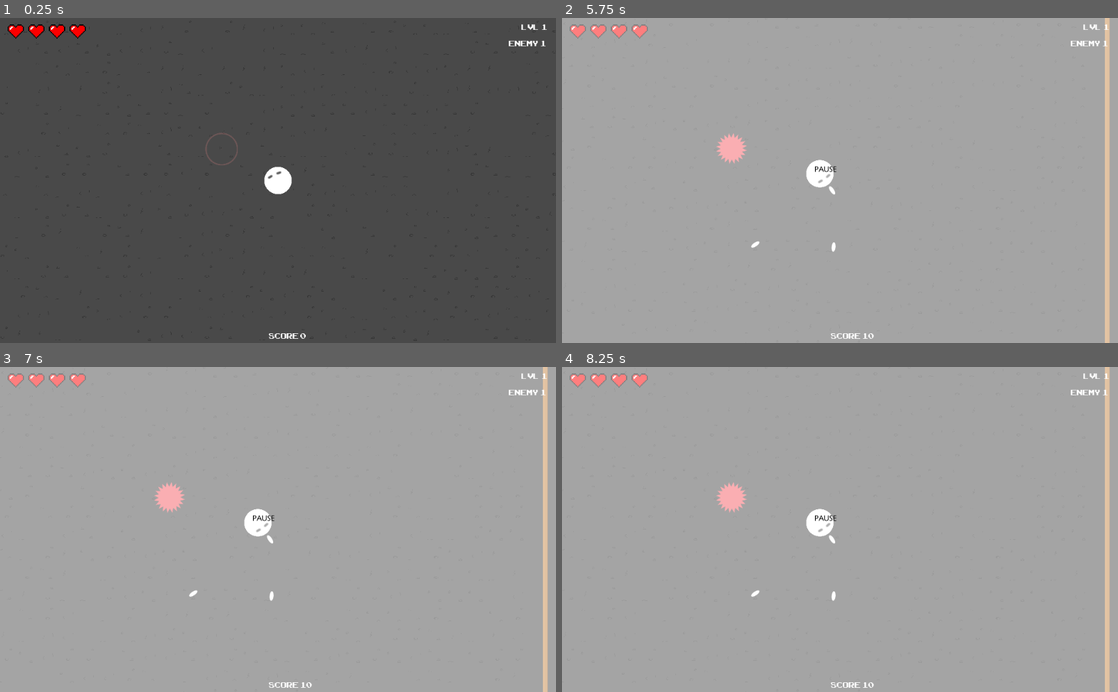
Above: before the commit, frames 1-4 (two rows, left to right).
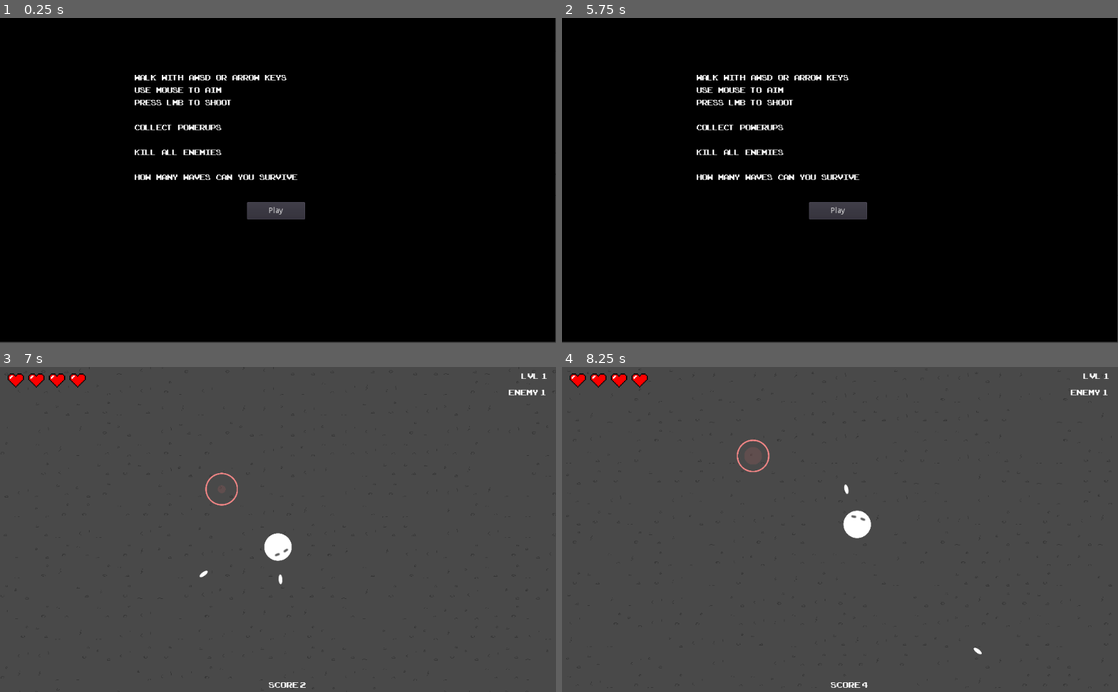
Above: after the commit, the same moments.

Repository: kmltml/gmtk2021
Game: Godot game, scene res://main.tscn
The game is run twice, just before and just after one commit, with the same random seed, the same clock (stepped at 60 frames per second) and the same inputs. Sound files missing from this copy of the repository are replaced by a short silence.
Inputs (mouse positions are in pixels of both pictures, inside the frame that each line leads up to):
- Up to frame 1 (0.25 s): no input
- Up to frame 2 (5.75 s): click (840, 209) at 0.5 s, where only the run after the commit has a clickable "Play"; move the mouse to (962, 164) at 1.27 s; press the mouse at (962, 164) at 1.28 s; hold D (move_right) 1.28-2.03 s; move the mouse to (728, 196) at 2.02 s; release the mouse at (728, 196) at 2.03 s; hold S (move_down) 2.03-2.78 s; click (728, 196) at 2.1 s; move the mouse to (895, 109) at 2.77 s; press the mouse at (895, 109) at 2.78 s; hold D (move_right) 2.78-3.53 s; move the mouse to (812, 245) at 3.52 s; release the mouse at (812, 245) at 3.53 s; hold W (move_up) 3.53-4.28 s; click (812, 245) at 3.6 s; move the mouse to (1006, 229) at 4.27 s; press the mouse at (1006, 229) at 4.28 s; hold A (move_left) from 4.28 s (still down); tap Escape (ui_cancel) at 4.9 s; move the mouse to (673, 131) at 5.02 s; release the mouse at (673, 131) at 5.03 s; click (673, 131) at 5.1 s; tap R (ui_reset) at 5.65 s
- Up to frame 3 (7 s): release A (move_left) at 5.75 s; click (278, 558) at 5.75 s, where only the run after the commit has a clickable "Play"; move the mouse to (305, 529) at 6.52 s; press the mouse at (305, 529) at 6.53 s; hold S (move_down) from 6.53 s (still down)
- Up to frame 4 (8.25 s): move the mouse to (756, 448) at 7.27 s; release S (move_down) at 7.28 s; release the mouse at (756, 448) at 7.28 s; hold D (move_right) 7.28-8.03 s; click (756, 448) at 7.35 s; move the mouse to (962, 513) at 8.02 s; press the mouse at (962, 513) at 8.03 s; hold W (move_up) from 8.03 s (still down)

The runs differ from the first frame. In frame 1, 99% of the frame differs, in the area x 0-100%, y 0-100%; in frame 2, 100%; in frame 3, 100%; in frame 4, 100%.

Commit message:
HelloState

Diff:
--- a/hud/Hud.tscn
+++ b/hud/Hud.tscn
@@ -1,9 +1,14 @@
-[gd_scene load_steps=5 format=2]
+[gd_scene load_steps=7 format=2]
 
 [ext_resource path="res://hud/hud.gd" type="Script" id=1]
 [ext_resource path="res://hud/heart.png" type="Texture" id=2]
 [ext_resource path="res://fonts/dynamicfont.tres" type="DynamicFont" id=3]
 [ext_resource path="res://fonts/small_dynamicfont.tres" type="DynamicFont" id=4]
+[ext_resource path="res://fonts/ARCADECLASSIC.TTF" type="DynamicFontData" id=5]
+
+[sub_resource type="DynamicFont" id=1]
+size = 19
+font_data = ExtResource( 5 )
 
 [node name="CanvasLayer" type="CanvasLayer"]
 
@@ -15,7 +20,14 @@
 "_edit_use_anchors_": false
 }
 
-[node name="TextureRect" type="TextureRect" parent="Control"]
+[node name="Hud" type="Control" parent="Control"]
+margin_right = 40.0
+margin_bottom = 40.0
+__meta__ = {
+"_edit_use_anchors_": false
+}
+
+[node name="Health" type="TextureRect" parent="Control/Hud"]
 margin_left = 10.0
 margin_top = 10.0
 margin_right = 86.0
@@ -27,10 +39,45 @@
 "_edit_use_anchors_": false
 }
 
+[node name="Lvl" type="Label" parent="Control/Hud"]
+margin_left = 960.558
+margin_top = 5.89441
+margin_right = 1004.56
+margin_bottom = 26.8944
+custom_fonts/font = ExtResource( 4 )
+text = "lvl:1"
+__meta__ = {
+"_edit_use_anchors_": false
+}
+
+[node name="Enemy" type="Label" parent="Control/Hud"]
+margin_left = 937.25
+margin_top = 35.5594
+margin_right = 1006.25
+margin_bottom = 56.5594
+custom_fonts/font = ExtResource( 4 )
+text = "enemy: 1"
+__meta__ = {
+"_edit_use_anchors_": false
+}
+
+[node name="Score" type="Label" parent="Control/Hud"]
+margin_left = 494.769
+margin_top = 576.348
+margin_right = 552.769
+margin_bottom = 597.348
+custom_fonts/font = ExtResource( 4 )
+text = "score: "
+__meta__ = {
+"_edit_use_anchors_": false
+}
+
 [node name="Pause" type="ColorRect" parent="Control"]
 visible = false
-margin_right = 1026.0
-margin_bottom = 601.0
+margin_left = -6.0
+margin_top = -5.0
+margin_right = 1031.0
+margin_bottom = 611.0
 color = Color( 1, 1, 1, 0.498039 )
 __meta__ = {
 "_edit_use_anchors_": false
@@ -47,43 +94,12 @@
 "_edit_use_anchors_": false
 }
 
-[node name="Lvl" type="Label" parent="Control"]
-margin_left = 960.558
-margin_top = 5.89441
-margin_right = 1004.56
-margin_bottom = 26.8944
-custom_fonts/font = ExtResource( 4 )
-text = "lvl:1"
-__meta__ = {
-"_edit_use_anchors_": false
-}
-
-[node name="Enemy" type="Label" parent="Control"]
-margin_left = 937.25
-margin_top = 35.5594
-margin_right = 1006.25
-margin_bottom = 56.5594
-custom_fonts/font = ExtResource( 4 )
-text = "enemy: 1"
-__meta__ = {
-"_edit_use_anchors_": false
-}
-
-[node name="Score" type="Label" parent="Control"]
-margin_left = 494.769
-margin_top = 576.348
-margin_right = 537.769
-margin_bottom = 590.348
-custom_fonts/font = ExtResource( 4 )
-text = "score: "
-__meta__ = {
-"_edit_use_anchors_": false
-}
-
 [node name="End" type="ColorRect" parent="Control"]
 visible = false
-margin_right = 1026.0
-margin_bottom = 599.0
+margin_left = -10.5946
+margin_top = -8.47571
+margin_right = 1031.41
+margin_bottom = 605.524
 color = Color( 0.278431, 0.278431, 0.278431, 1 )
 __meta__ = {
 "_edit_use_anchors_": false
@@ -121,4 +137,40 @@
 "_edit_use_anchors_": false
 }
 
+[node name="Hello" type="ColorRect" parent="Control"]
+visible = false
+margin_right = 1023.0
+margin_bottom = 598.0
+color = Color( 0, 0, 0, 1 )
+
+[node name="Label" type="Label" parent="Control/Hello"]
+margin_left = 248.0
+margin_top = 100.0
+margin_right = 678.0
+margin_bottom = 368.0
+custom_fonts/font = SubResource( 1 )
+text = "WALK     WITH     AWSD     OR     ARROW     KEYS
+USE     MOUSE     TO     AIM
+PRESS     LMB     TO     SHOOT
+
+COLLECT     POWERUPS
+
+KILL     ALL     ENEMIES
+
+HOW     MANY     WAVES     CAN     YOU     SURVIVE?"
+__meta__ = {
+"_edit_use_anchors_": false
+}
+
+[node name="Button2" type="Button" parent="Control/Hello"]
+margin_left = 455.168
+margin_top = 339.676
+margin_right = 562.168
+margin_bottom = 371.676
+text = "Play"
+__meta__ = {
+"_edit_use_anchors_": false
+}
+
 [connection signal="pressed" from="Control/End/Button" to="Control" method="_on_Button_pressed"]
+[connection signal="pressed" from="Control/Hello/Button2" to="Control" method="_on_Button2_pressed"]
--- a/hud/hud.gd
+++ b/hud/hud.gd
@@ -1,14 +1,17 @@
 extends Control
 
-onready var heart = $TextureRect
-onready var backGround = $Pause
-onready var lvl = $Lvl
-onready var enemy = $Enemy
-onready var score = $Score
+onready var heart = $Hud/Health
+onready var pause = $Pause
+onready var lvl = $Hud/Lvl
+onready var enemy = $Hud/Enemy
+onready var score = $Hud/Score
 onready var endScore = $End/EndScore
 onready var end = $End
+onready var hello = $Hello
+onready var hud = $Hud
 
-
+func _ready():
+    helloState()
 
 func _process(_delta):
     var playerHealth = Global.playerHealth
@@ -19,27 +22,52 @@
 
     if(playerHealth <= 0):
         Global.levelScene.get_tree().paused=true
-        heart.visible = false
-        score.visible = false
-        end.visible = true
-
+        endState()
         endScore.text="your score is: " + str(Global.score)
 
-
-
-
-
+    if Input.is_action_just_pressed("ui_reset"):
+        Global.reset()
+        Global.levelScene.get_tree().reload_current_scene()
+        hudState()
 
     if Input.is_action_just_pressed("ui_cancel"):
-        backGround.visible = !backGround.visible
-        Global.levelScene.get_tree().paused=!Global.levelScene.get_tree().paused
+        if Global.levelScene.get_tree().paused==false:
+            pauseState()
+        else:
+            hudState()
 
+func hudState():
+    Global.levelScene.get_tree().paused=false
+    hud.visible=true
+    pause.visible=false
+    end.visible=false
+    hello.visible=false
 
+func pauseState():
+    Global.levelScene.get_tree().paused=true
+    hud.visible=false
+    pause.visible=true
+    end.visible=false
+    hello.visible=false
+
+func endState():
+    Global.levelScene.get_tree().paused=true
+    hud.visible=true
+    pause.visible=false
+    end.visible=true
+    hello.visible=false
+
+func helloState():
+    Global.levelScene.get_tree().paused=true
+    hud.visible=true
+    pause.visible=false
+    end.visible=false
+    hello.visible=true
 
 func _on_Button_pressed():
-    heart.visible = true
-    score.visible = true
-    end.visible = false
     Global.reset()
     Global.levelScene.get_tree().reload_current_scene()
-    Global.levelScene.get_tree().paused=false
+    hudState()
+
+func _on_Button2_pressed():
+    hudState()
--- a/level/Wave.gd
+++ b/level/Wave.gd
@@ -26,10 +26,6 @@
     if(Global.enemiesCount <= 0):
         lvlUp()
 
-    if Input.is_action_just_pressed("ui_reset"):
-        Global.reset()
-        Global.levelScene.get_tree().reload_current_scene()
-
 
 func lvlUp():
     Global.score += 1000
